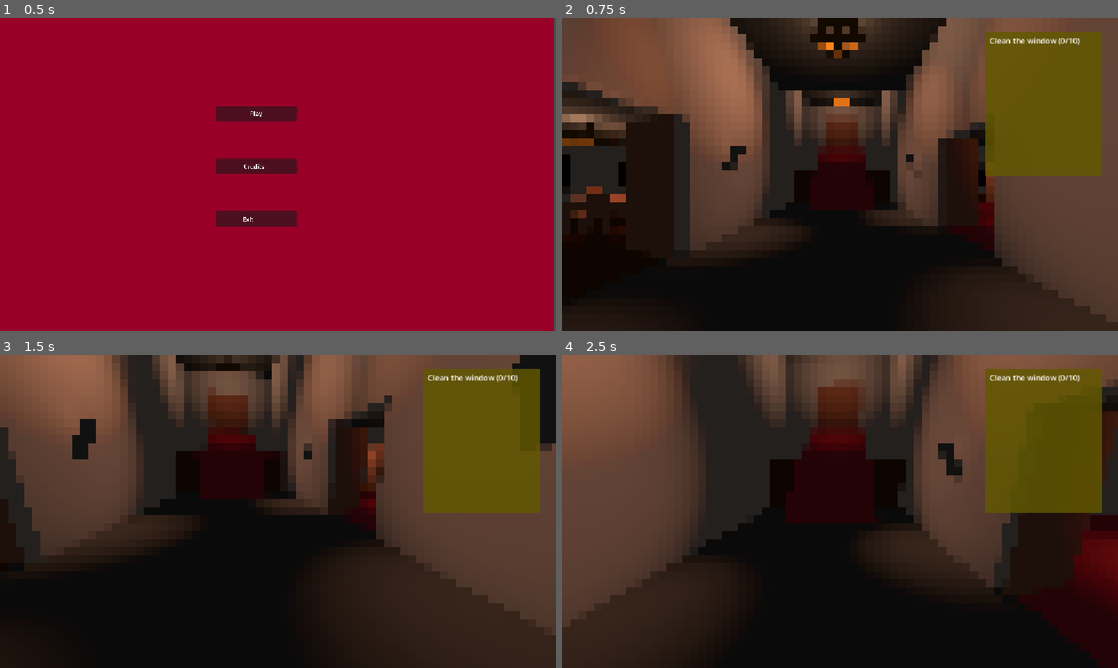
Above: before the commit, frames 1-4 (two rows, left to right).
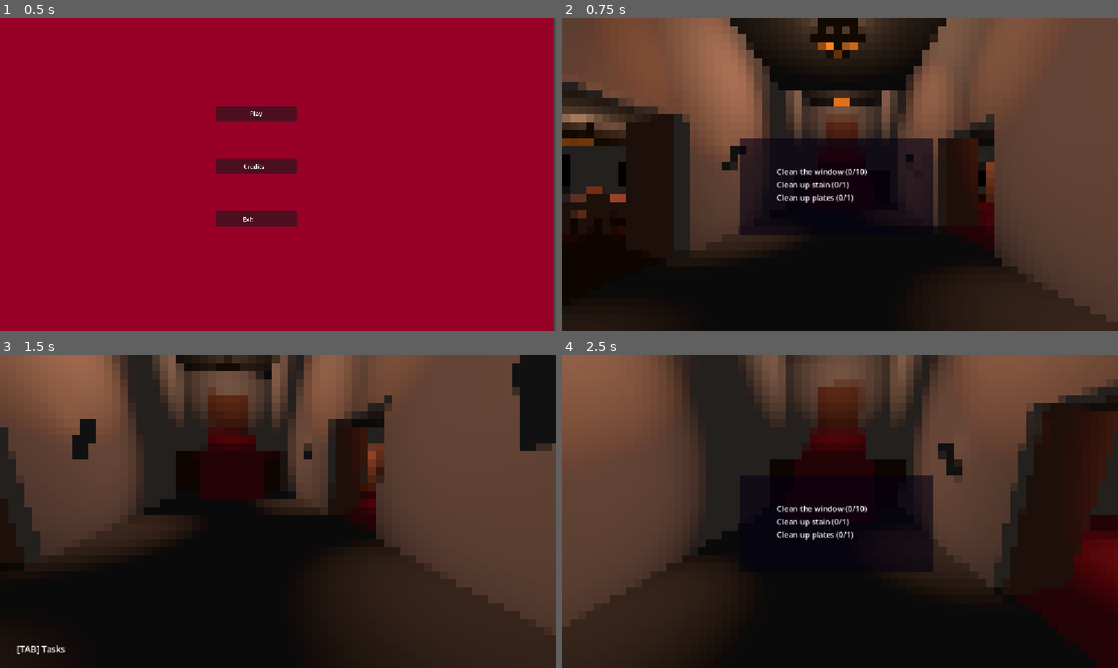
Above: after the commit, the same moments.

Repository: MichaelRRyan/gmtk-2026-countdown
Game: Godot game, scene res://screens/main_menu.tscn
Two runs of this game, one before a commit and one after it. Both use one fixed random seed, a clock stepped at 60 frames per second and the inputs below.
Inputs (mouse positions are in pixels of both pictures, inside the frame that each line leads up to):
- Up to frame 1 (0.5 s): no input
- Up to frame 2 (0.75 s): click "Play" at 0.5 s
- Up to frame 3 (1.5 s): tap Enter at 1.25 s; move the mouse to (305, 511) at 1.27 s; hold W (move_forward) from 1.28 s (still down); tap Tab (show_tasks, bound only after the commit) at 1.35 s
- Up to frame 4 (2.5 s): keep holding W (move_forward); tap Space (jump) at 1.52, 2.27 s; move the mouse to (812, 511) at 2.02 s; click (812, 511) at 2.1 s; tap Tab (show_tasks, bound only after the commit) at 2.3 s

Frame 1 is identical in both runs. In frame 2, 14% of the frame differs, in the area x 32-98%, y 4-70%; in frame 3, 9.8%; in frame 4, 12%.

Commit message:
Adds togglable task menu and two extra tasks to main level.

Diff:
--- a/Features/Player/HUD/hud.gd
+++ b/Features/Player/HUD/hud.gd
@@ -23,6 +23,7 @@
 @onready var task_progress_bar: ProgressBar = $TaskProgressBar
 @onready var objectives_list: ObjectivesList = $ObjectivesList
 @onready var equippable_object_label: RichTextLabel = $EquippableObject
+@onready var tasks_tooltip: Label = $TasksTooltip
 
 func _ready() -> void:
 	set_crosshair_interactable(false)
@@ -35,6 +36,9 @@
 	new_task.modulate.a = 0.0
 	new_task_timer.timeout.connect(_new_task_timeout)
 	new_task_animation_player.speed_scale = new_task_fadeout_speed_scale
+
+	objectives_list.visible = true
+	tasks_tooltip.visible = false
 
 	task_progress_bar.visible = false
 
@@ -72,6 +76,10 @@
 	equippable_object_label.visible = false
 	set_crosshair_interactable(false)
 
+func toggle_tasks() -> void:
+	objectives_list.visible = !objectives_list.visible
+	tasks_tooltip.visible = !tasks_tooltip.visible
+
 func _task_complete_timeout() -> void:
 	task_complete_animation_player.play("task_complete_fadeout")
 
--- a/Features/Player/HUD/hud.tscn
+++ b/Features/Player/HUD/hud.tscn
@@ -108,11 +108,12 @@
 show_percentage = false
 
 [node name="ObjectivesList" parent="." unique_id=1966678782 instance=ExtResource("2_j6b2d")]
+custom_minimum_size = Vector2(400, 200)
 layout_mode = 1
-offset_left = -275.0
-offset_top = 28.0
-offset_right = -34.0
-offset_bottom = 327.0
+offset_left = -207.0
+offset_top = -76.0
+offset_right = 193.0
+offset_bottom = 124.0
 
 [node name="EquippableObject" type="RichTextLabel" parent="." unique_id=1475675828]
 layout_mode = 1
@@ -153,3 +154,16 @@
 
 [node name="AnimationPlayer" type="AnimationPlayer" parent="NewTask" unique_id=966541854]
 libraries/ = SubResource("AnimationLibrary_rtong")
+
+[node name="TasksTooltip" type="Label" parent="." unique_id=1510269964]
+layout_mode = 1
+anchors_preset = 2
+anchor_top = 1.0
+anchor_bottom = 1.0
+offset_left = 35.0
+offset_top = -50.0
+offset_right = 123.0
+offset_bottom = -27.0
+grow_vertical = 0
+theme_override_font_sizes/font_size = 18
+text = "[TAB] Tasks"
--- a/Features/Player/HUD/objective_item.tscn
+++ b/Features/Player/HUD/objective_item.tscn
@@ -13,15 +13,21 @@
 
 [node name="ObjectiveItem" type="RichTextLabel" unique_id=87441564]
 custom_minimum_size = Vector2(0, 30)
-anchors_preset = 14
+anchors_preset = 8
+anchor_left = 0.5
 anchor_top = 0.5
-anchor_right = 1.0
+anchor_right = 0.5
 anchor_bottom = 0.5
-offset_top = -20.0
+offset_left = -0.5
+offset_top = -15.0
+offset_right = 0.5
+offset_bottom = 15.0
 grow_horizontal = 2
 grow_vertical = 2
-size_flags_vertical = 2
+size_flags_horizontal = 4
+size_flags_vertical = 6
 theme_override_constants/strikethrough_alpha = 50
 text = "Test"
+horizontal_alignment = 1
 vertical_alignment = 1
 script = SubResource("GDScript_2pgbt")
--- a/Features/Player/HUD/objectives_list.tscn
+++ b/Features/Player/HUD/objectives_list.tscn
@@ -2,28 +2,39 @@
 
 [ext_resource type="Script" uid="uid://jbi851mgpt77" path="res://Features/Player/HUD/objectives_list.gd" id="1_6a3pb"]
 
+[sub_resource type="CanvasItemMaterial" id="CanvasItemMaterial_6a3pb"]
+
 [sub_resource type="CanvasTexture" id="CanvasTexture_cciay"]
 
 [node name="ObjectivesListBackground" type="TextureRect" unique_id=1966678782]
-self_modulate = Color(0.38470292, 0.34519026, 9.62615e-08, 0.81960785)
-anchors_preset = 1
-anchor_left = 1.0
-anchor_right = 1.0
-offset_left = -262.0
-offset_top = 14.0
-offset_right = -21.0
-offset_bottom = 313.0
-grow_horizontal = 0
+self_modulate = Color(0.015686275, 0, 0.07058824, 0.5921569)
+material = SubResource("CanvasItemMaterial_6a3pb")
+anchors_preset = 8
+anchor_left = 0.5
+anchor_top = 0.5
+anchor_right = 0.5
+anchor_bottom = 0.5
+offset_left = -235.0
+offset_top = -104.0
+offset_right = 265.0
+offset_bottom = 96.0
+grow_horizontal = 2
+grow_vertical = 2
 texture = SubResource("CanvasTexture_cciay")
 script = ExtResource("1_6a3pb")
 
 [node name="ObjectivesListContainer" type="VBoxContainer" parent="." unique_id=483592899]
+propagate_maximum_size = false
 layout_mode = 1
-anchors_preset = 1
-anchor_left = 1.0
-anchor_right = 1.0
-offset_left = -232.0
-offset_top = 7.0
-offset_right = -13.0
-offset_bottom = 286.0
-grow_horizontal = 0
+anchors_preset = 8
+anchor_left = 0.5
+anchor_top = 0.5
+anchor_right = 0.5
+anchor_bottom = 0.5
+offset_left = -124.0
+offset_top = -54.0
+offset_right = 176.0
+offset_bottom = 46.0
+grow_horizontal = 2
+grow_vertical = 2
+alignment = 1
--- a/Features/Player/player.gd
+++ b/Features/Player/player.gd
@@ -103,6 +103,9 @@
 	if not is_hiding:
 		_process_movement(_process_input(), delta)
 
+	if Input.is_action_just_pressed("show_tasks"):
+		hud.toggle_tasks()
+
 	var has_pressed: bool = Input.is_action_just_pressed("interact")
 	var is_holding: bool = Input.is_action_pressed("interact")
 	var reason: String = ""
--- a/Levels/Main/EquippableObjects/cleaning_cloth.tscn
+++ b/Levels/Main/EquippableObjects/cleaning_cloth.tscn
@@ -8,8 +8,11 @@
 
 [node name="CleaningCloth" type="Node3D" unique_id=1437859175]
 script = ExtResource("1_w0kik")
+object_name = "Cleaning Cloth"
 postition_equipped_camera_offset = Vector3(0.3429729, -0.18849738, -0.39251834)
 rotation_equipped_camera_offset = Vector3(0, 0, -0.13088968)
+item_type = 3
+is_hold_action = false
 metadata/_custom_type_script = "uid://ckisauu46hp7u"
 
 [node name="RigidBody3D" type="RigidBody3D" parent="." unique_id=1731828548]
--- a/Levels/Main/main_level.tscn
+++ b/Levels/Main/main_level.tscn
@@ -14,6 +14,9 @@
 [ext_resource type="Shader" uid="uid://csm131yyan6g7" path="res://Levels/Maicon/pixelate_shader.gdshader" id="5_hdvse"]
 [ext_resource type="PackedScene" uid="uid://cu0kdxy5t7fgl" path="res://Features/Player/HUD/hud.tscn" id="12_1h7oc"]
 [ext_resource type="PackedScene" uid="uid://b66ha6tgvh6vq" path="res://Levels/Main/TaskObjects/task_dirty_window.tscn" id="14_h71bk"]
+[ext_resource type="PackedScene" uid="uid://se17jate6s7" path="res://Levels/Main/TaskObjects/task_clean_blood.tscn" id="15_kfrea"]
+[ext_resource type="PackedScene" uid="uid://cqliejscdrsyj" path="res://Levels/Main/EquippableObjects/cleaning_cloth.tscn" id="16_32g1e"]
+[ext_resource type="PackedScene" uid="uid://blthaqm2hacyh" path="res://Levels/Main/TaskObjects/task_plate_cleanup.tscn" id="17_h1rqx"]
 
 [sub_resource type="Environment" id="Environment_btu42"]
 background_energy_multiplier = 0.3
@@ -689,6 +692,8 @@
 grow_vertical = 2
 
 [node name="HUD" parent="." unique_id=1740219873 instance=ExtResource("12_1h7oc")]
+offset_top = 1.0
+offset_bottom = 1.0
 
 [node name="TaskObjects" type="Node3D" parent="." unique_id=277395040]
 
@@ -731,3 +736,12 @@
 [node name="DirtyWindowTask8" parent="TaskObjects" unique_id=457356035 instance=ExtResource("14_h71bk")]
 transform = Transform3D(1.3113416e-07, 0, 1, 0, 1, 0, -1, 0, 1.3113416e-07, 5.7280426, 1.642251, 6.468816)
 color_end = Color(0.23, 0.13654333, 0.10810001, 0)
+
+[node name="TaskCleanBlood" parent="TaskObjects" unique_id=562064819 instance=ExtResource("15_kfrea")]
+transform = Transform3D(1, 0, 0, 0, 1, 0, 0, 0, 1, 8.3544445, 0.050911006, -9.429797)
+
+[node name="CleaningCloth" parent="TaskObjects" unique_id=1437859175 instance=ExtResource("16_32g1e")]
+transform = Transform3D(1, 0, 0, 0, -4.371139e-08, -1, 0, 1, -4.371139e-08, 5.8250847, 0.13894503, -7.2810335)
+
+[node name="TaskPlateCleanup" parent="TaskObjects" unique_id=1857819778 instance=ExtResource("17_h1rqx")]
+transform = Transform3D(1, 0, 0, 0, 1, 0, 0, 0, 1, -7.6982694, 0.7511032, 4.251539)
--- a/project.godot
+++ b/project.godot
@@ -57,6 +57,11 @@
 "events": [Object(InputEventKey,"resource_local_to_scene":false,"resource_name":"","device":-1,"window_id":0,"alt_press …(191 unchanged characters)…
 ]
 }
+show_tasks={
+"deadzone": 0.2,
+"events": [Object(InputEventKey,"resource_local_to_scene":false,"resource_name":"","device":-1,"window_id":0,"alt_pressed":false,"shift_pressed":false,"ctrl_pressed":false,"meta_pressed":false,"pressed":false,"keycode":0,"physical_keycode":4194306,"key_label":0,"unicode":0,"location":0,"echo":false,"script":null)
+]
+}
 
 [physics]
 
